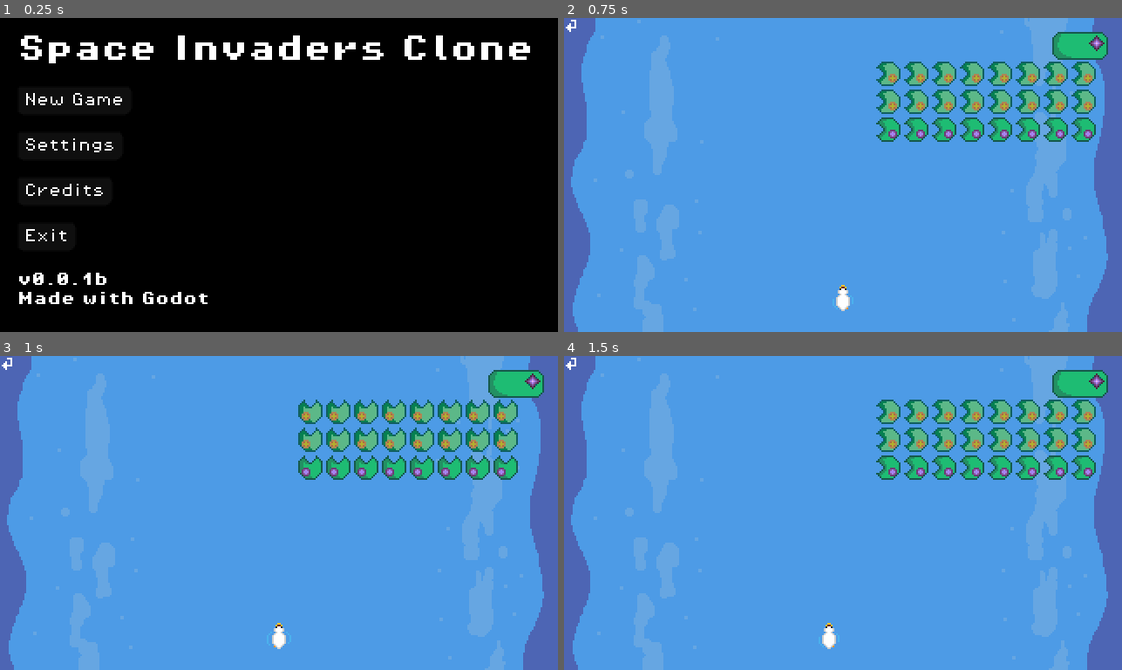
Above: before the commit, frames 1-4 (two rows, left to right).
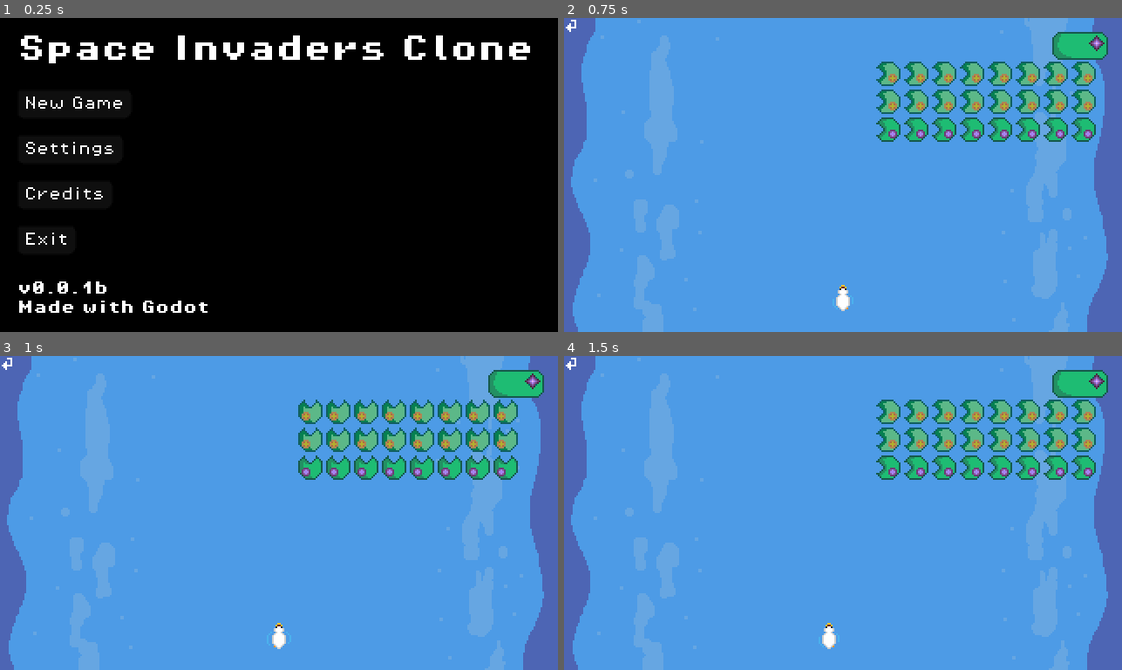
Above: after the commit, the same moments.

Repository: Modailun/space-invader-clone
Game: Godot game, scene res://scenes/ui/main_menu.tscn
Same seed, same stepped clock (60 frames per second), same inputs: the game is played once before the commit and once after it.
Inputs:
- Up to frame 1 (0.25 s): no input
- Up to frame 2 (0.75 s): click "New Game" at 0.5 s
- Up to frame 3 (1 s): no input
- Up to frame 4 (1.5 s): click "New Game" at 1.25 s

The runs differ from the first frame. In frame 1, 2.0% of the frame differs, in the area x 3-38%, y 23-94%; in frame 2, nothing differs; in frame 3, nothing differs; in frame 4, nothing differs.

Commit message:
Added controller support

Diff:
--- a/project.godot
+++ b/project.godot
@@ -30,6 +30,20 @@
 
 [input]
 
+ui_accept={
+"deadzone": 0.5,
+"events": [Object(InputEventKey,"resource_local_to_scene":false,"resource_name":"","device":0,"window_id":0,"alt_pressed":false,"shift_pressed":false,"ctrl_pressed":false,"meta_pressed":false,"pressed":false,"keycode":4194309,"physical_keycode":0,"key_label":0,"unicode":0,"location":0,"echo":false,"script":null)
+, Object(InputEventKey,"resource_local_to_scene":false,"resource_name":"","device":0,"window_id":0,"alt_pressed":false,"shift_pressed":false,"ctrl_pressed":false,"meta_pressed":false,"pressed":false,"keycode":4194310,"physical_keycode":0,"key_label":0,"unicode":0,"location":0,"echo":false,"script":null)
+, Object(InputEventKey,"resource_local_to_scene":false,"resource_name":"","device":0,"window_id":0,"alt_pressed":false,"shift_pressed":false,"ctrl_pressed":false,"meta_pressed":false,"pressed":false,"keycode":32,"physical_keycode":0,"key_label":0,"unicode":32,"location":0,"echo":false,"script":null)
+, Object(InputEventJoypadButton,"resource_local_to_scene":false,"resource_name":"","device":-1,"button_index":0,"pressure":0.0,"pressed":true,"script":null)
+]
+}
+ui_cancel={
+"deadzone": 0.5,
+"events": [Object(InputEventKey,"resource_local_to_scene":false,"resource_name":"","device":0,"window_id":0,"alt_pressed":false,"shift_pressed":false,"ctrl_pressed":false,"meta_pressed":false,"pressed":false,"keycode":4194305,"physical_keycode":0,"key_label":0,"unicode":0,"location":0,"echo":false,"script":null)
+, Object(InputEventJoypadButton,"resource_local_to_scene":false,"resource_name":"","device":-1,"button_index":1,"pressure":0.0,"pressed":true,"script":null)
+]
+}
 move_left={
 "deadzone": 0.2,
 "events": [Object(InputEventKey,"resource_local_to_scene":false,"resource_name":"","device":-1,"window_id":0,"alt_press …(192 unchanged characters)…
@@ -51,6 +65,12 @@
 , Object(InputEventJoypadButton,"resource_local_to_scene":false,"resource_name":"","device":-1,"button_index":1,"pressure":0.0,"pressed":false,"script":null)
 ]
 }
+pause={
+"deadzone": 0.2,
+"events": [Object(InputEventKey,"resource_local_to_scene":false,"resource_name":"","device":-1,"window_id":0,"alt_pressed":false,"shift_pressed":false,"ctrl_pressed":false,"meta_pressed":false,"pressed":false,"keycode":0,"physical_keycode":4194305,"key_label":0,"unicode":0,"location":0,"echo":false,"script":null)
+, Object(InputEventJoypadButton,"resource_local_to_scene":false,"resource_name":"","device":-1,"button_index":6,"pressure":0.0,"pressed":true,"script":null)
+]
+}
 
 [rendering]
 
--- a/scenes/ui/main_menu.tscn
+++ b/scenes/ui/main_menu.tscn
@@ -28,7 +28,7 @@
 theme_override_constants/margin_left = 10
 theme_override_constants/margin_top = 10
 theme_override_constants/margin_right = 10
-theme_override_constants/margin_bottom = 15
+theme_override_constants/margin_bottom = 10
 
 [node name="HBoxContainer" type="HBoxContainer" parent="MarginContainer"]
 layout_mode = 2
@@ -52,6 +52,7 @@
 texture_filter = 1
 layout_mode = 2
 size_flags_horizontal = 0
+focus_neighbor_bottom = NodePath("../Options")
 theme = ExtResource("4_wu84c")
 theme_override_font_sizes/font_size = 8
 text = "New Game"
@@ -61,6 +62,8 @@
 texture_filter = 1
 layout_mode = 2
 size_flags_horizontal = 0
+focus_neighbor_top = NodePath("../StartGame")
+focus_neighbor_bottom = NodePath("../Credits")
 theme = ExtResource("4_wu84c")
 theme_override_font_sizes/font_size = 8
 text = "Settings"
@@ -70,6 +73,8 @@
 texture_filter = 1
 layout_mode = 2
 size_flags_horizontal = 0
+focus_neighbor_top = NodePath("../Options")
+focus_neighbor_bottom = NodePath("../Exit")
 theme = ExtResource("4_wu84c")
 theme_override_font_sizes/font_size = 8
 text = "Credits"
@@ -79,6 +84,7 @@
 texture_filter = 1
 layout_mode = 2
 size_flags_horizontal = 0
+focus_neighbor_top = NodePath("../Credits")
 theme = ExtResource("4_wu84c")
 theme_override_font_sizes/font_size = 8
 text = "Exit"
--- a/scenes/ui/pause_ui.tscn
+++ b/scenes/ui/pause_ui.tscn
@@ -8,12 +8,11 @@
 default_font = ExtResource("2_vcehk")
 default_font_size = 8
 
-[sub_resource type="InputEventKey" id="InputEventKey_rus8k"]
-device = -1
-keycode = 4194305
+[sub_resource type="InputEventAction" id="InputEventAction_yrwkb"]
+action = &"pause"
 
 [sub_resource type="Shortcut" id="Shortcut_ypbrs"]
-events = [SubResource("InputEventKey_rus8k")]
+events = [SubResource("InputEventAction_yrwkb")]
 
 [node name="PauseUI" type="CanvasLayer"]
 scale = Vector2(0.25, 0.25)
--- a/scripts/ui/main_menu.gd
+++ b/scripts/ui/main_menu.gd
@@ -1,5 +1,9 @@
 extends Container
 
+@onready var start_game: Button = $MarginContainer/HBoxContainer/VBoxContainer/MenuOptions/StartGame
+
+func _ready() -> void:
+	start_game.grab_focus.call_deferred()
 
 func _on_start_game_pressed() -> void:
 	#print("Start Game")
